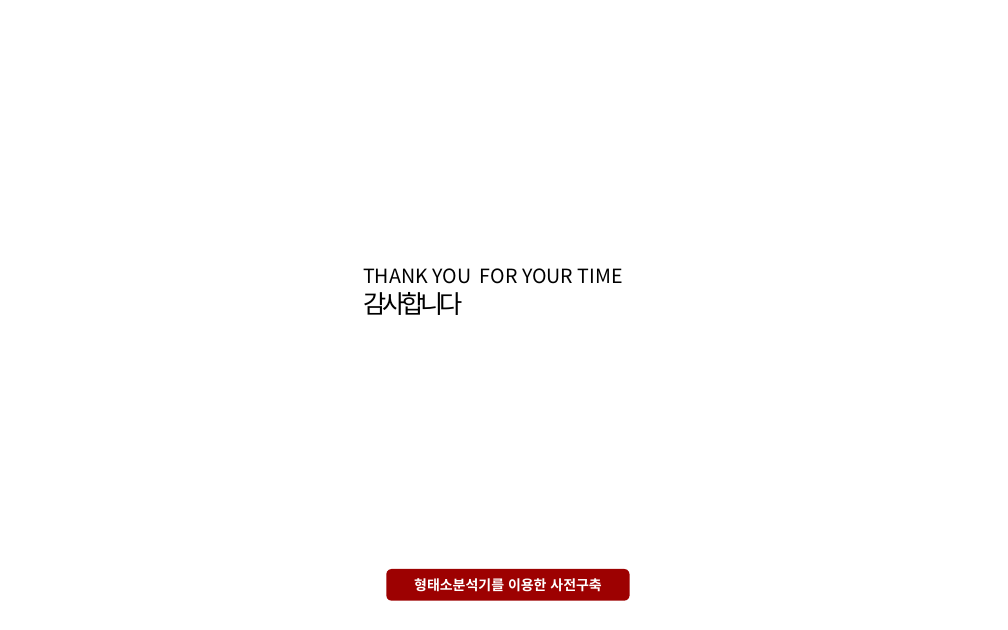
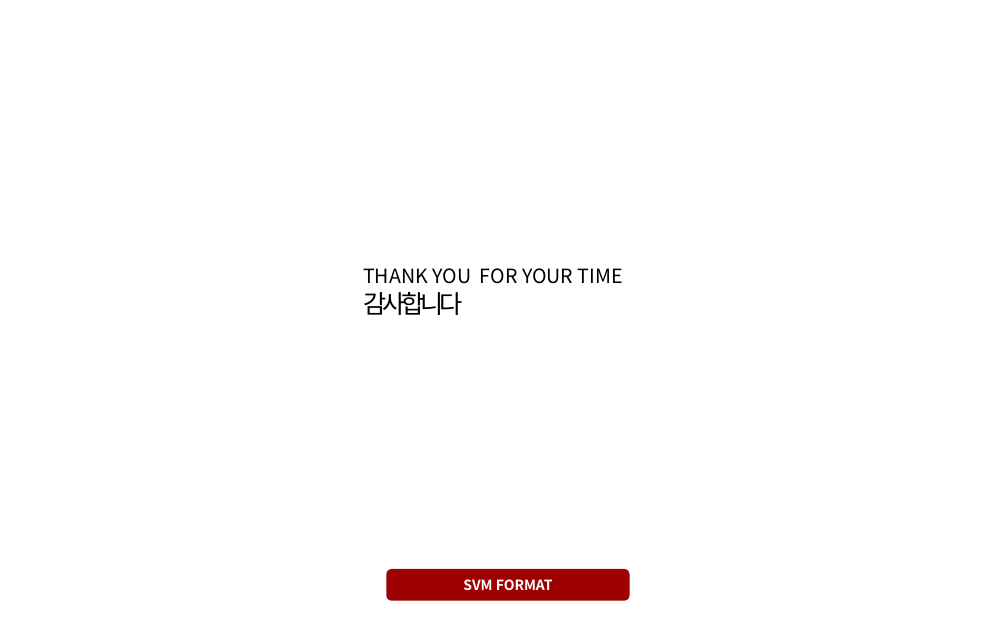
Before and after one commit to yeonsikC/KISTI-NLP_mapping, a slide deck: slide 8 of 1-2마스터포멧_SVM.pptx. Drawn at 1008x630 pixels with LibreOffice and Linux fonts; fonts in the diff are those of the drawing; background and template pictures are left out. Boxes give left, top, right and bottom in pixels: in the first picture for what was removed or moved away, otherwise in the second. Text is boxed around its words. In the diff, an @@ line names an element or a change of style, - is before the commit and + after.

```diff
--- a/1-2마스터포멧_SVM.pptx
+++ b/1-2마스터포멧_SVM.pptx
@@ text at (463, 579, 553, 590): text changed @@
-형태소분석기를 이용한 사전구축
+SVM FORMAT
```
Also in this commit, not shown: 6 other slides changed.
